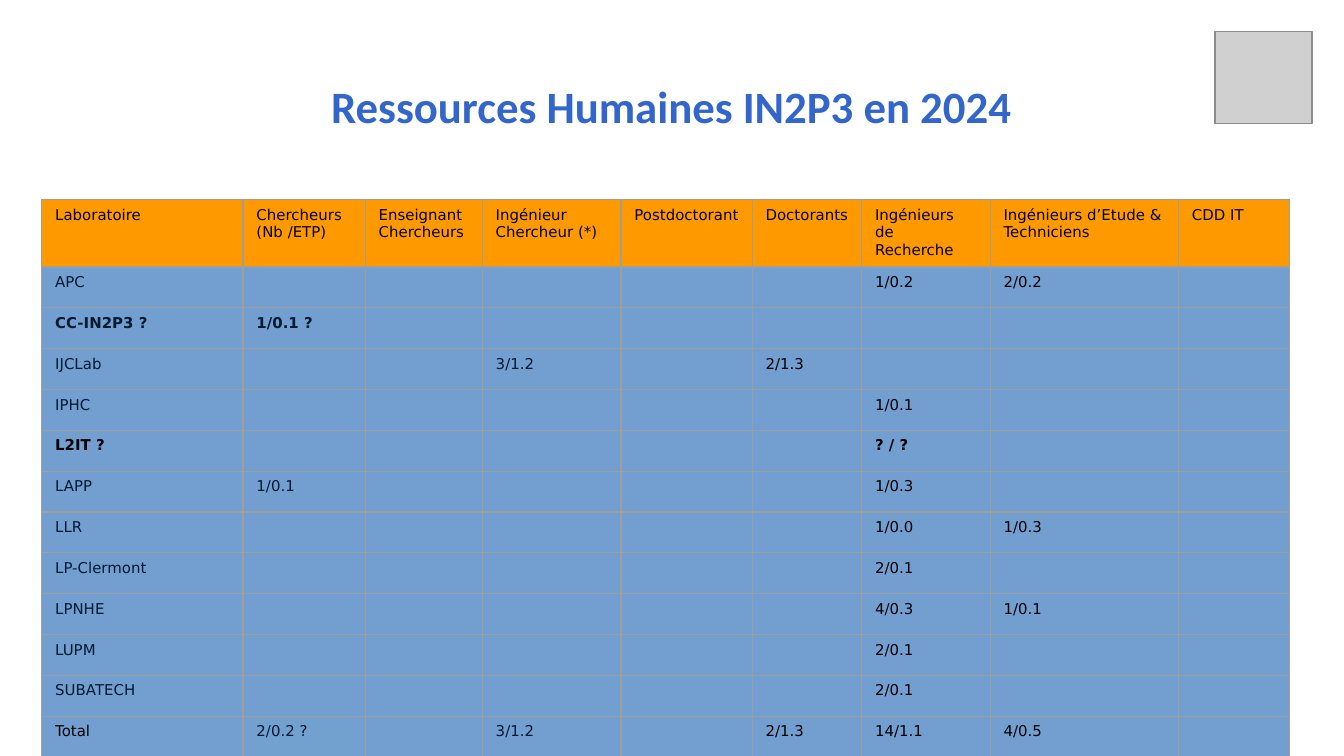
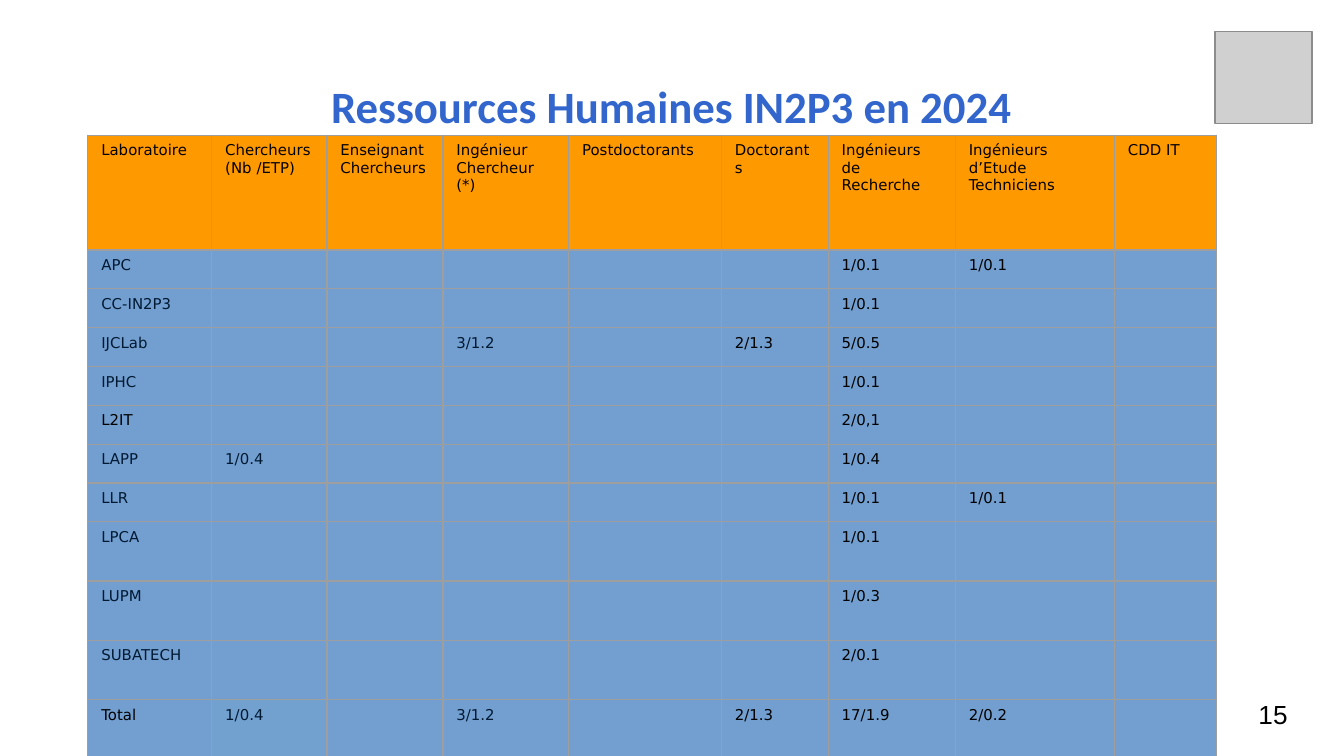
Before and after one commit to fjammes/misc, a slide deck: slide 15 of decalog/decalog-entretien-2024.odp (slide 17 before the commit). Drawn at 1344x756 pixels with LibreOffice and Linux fonts; fonts in the diff are those of the drawing; grey boxes stand for pictures. Boxes give left, top, right and bottom in pixels: in the first picture for what was removed or moved away, otherwise in the second. Text is boxed around its words. In the diff, an @@ line names an element or a change of style, - is before the commit and + after.

```diff
--- a/decalog/decalog-entretien-2024.odp
+++ b/decalog/decalog-entretien-2024.odp
@@ table at bbox=[87, 136, 1218, 756] @@
-row 1, column 5: Postdoctorant
+row 1, column 5: Postdoctorants
-row 1, column 8: Ingénieurs d’Etude & / Techniciens
+row 1, column 8: Ingénieurs d’Etude / Techniciens
-row 2, column 7: 1/0.2
+row 2, column 7: 1/0.1
-row 2, column 8: 2/0.2
+row 2, column 8: 1/0.1
-row 3: CC-IN2P3 ? | 1/0.1 ? |  |  |  |  |  |  | 
+row 3: CC-IN2P3 |  |  |  |  |  | 1/0.1 |  | 
-row 4, column 7: 
+row 4, column 7: 5/0.5
-row 6: L2IT ? |  |  |  |  |  | ? / ? |  | 
-row 7: LAPP | 1/0.1 |  |  |  |  | 1/0.3 |  | 
-row 8: LLR |  |  |  |  |  | 1/0.0 | 1/0.3 | 
-row 9: LP-Clermont |  |  |  |  |  | 2/0.1 |  | 
-row 10: LPNHE |  |  |  |  |  | 4/0.3 | 1/0.1 | 
-row 11: LUPM |  |  |  |  |  | 2/0.1 |  | 
+row 6: L2IT |  |  |  |  |  | 2/0,1 |  | 
+row 7: LAPP | 1/0.4 |  |  |  |  | 1/0.4 |  | 
+row 8: LLR |  |  |  |  |  | 1/0.1 | 1/0.1 | 
+row 9: LPCA |  |  |  |  |  | 1/0.1 |  | 
+row 10: LUPM |  |  |  |  |  | 1/0.3 |  | 
-row 13: Total | 2/0.2 ? |  | 3/1.2 |  | 2/1.3 | 14/1.1 | 4/0.5 | 
+row 12: Total | 1/0.4 |  | 3/1.2 |  | 2/1.3 | 17/1.9 | 2/0.2 | 
@@ table: place and size @@
-table at bbox=[42, 200, 1289, 749]
+table at bbox=[87, 136, 1218, 756]
@@ page number added at bbox=[1258, 706, 1287, 725], 14 pt, text #000000 @@
+15
```
Also in this commit, not shown: 11 other slides changed, 1 slide removed, 1 other file.
